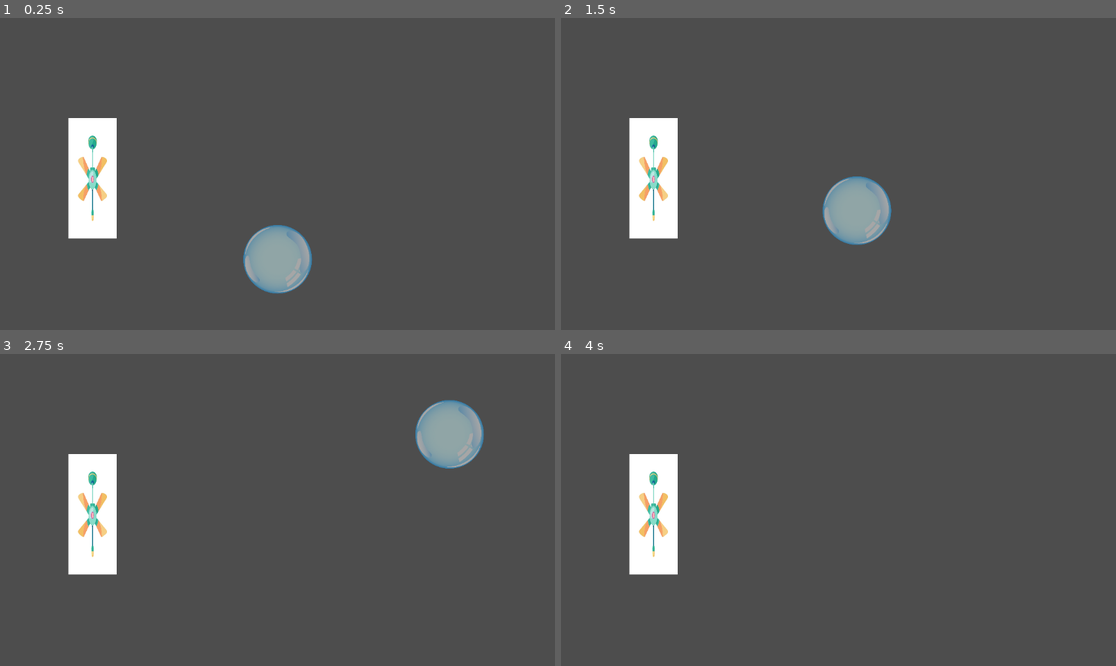
Above: before the commit, frames 1-4 (two rows, left to right).
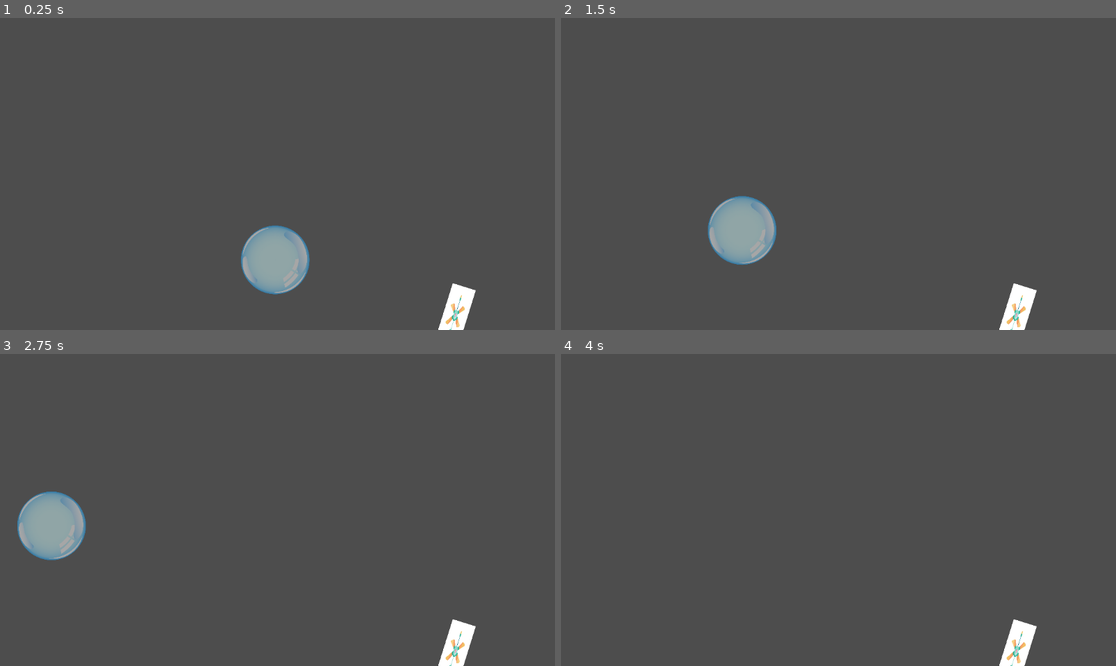
Above: after the commit, the same moments.

Repository: Calandir/ggj-2025
Game: Godot game, scene res://Scenes/example_scene.tscn
Same seed, same stepped clock (60 frames per second), same inputs: the game is played once before the commit and once after it.
Inputs:
- Up to frame 1 (0.25 s): no input
- Up to frame 2 (1.5 s): no input
- Up to frame 3 (2.75 s): no input
- Up to frame 4 (4 s): no input

The runs differ from the first frame. In frame 1, 4.5% of the frame differs, in the area x 12-86%, y 32-100%; in frame 2, 8.3%; in frame 3, 7.9%; in frame 4, 4.0%.

Commit message:
make fan area a cone, falloff force by distance

Diff:
--- a/Scenes/Fan.tscn
+++ b/Scenes/Fan.tscn
@@ -1,22 +1,17 @@
-[gd_scene load_steps=4 format=3 uid="uid://bww2ytek0n024"]
+[gd_scene load_steps=3 format=3 uid="uid://bww2ytek0n024"]
 
 [ext_resource type="Script" path="res://Scenes/fan.gd" id="1_cdjk6"]
 [ext_resource type="Texture2D" uid="uid://uehfqq46wyvw" path="res://Art/fan-temp-art.jpg" id="2_dnb1t"]
 
-[sub_resource type="RectangleShape2D" id="RectangleShape2D_yoh48"]
-size = Vector2(417.25, 115.25)
-
 [node name="Fan0_Area2D" type="Area2D"]
-position = Vector2(-141, 9)
 script = ExtResource("1_cdjk6")
 
-[node name="CollisionShape2D" type="CollisionShape2D" parent="."]
-shape = SubResource("RectangleShape2D_yoh48")
+[node name="Sprite2D" type="Sprite2D" parent="."]
+scale = Vector2(0.08, 0.2)
+texture = ExtResource("2_dnb1t")
 
-[node name="Sprite2D" type="Sprite2D" parent="."]
-position = Vector2(-243, 0)
-scale = Vector2(0.16, 0.4)
-texture = ExtResource("2_dnb1t")
+[node name="CollisionPolygon2D" type="CollisionPolygon2D" parent="."]
+polygon = PackedVector2Array(0, 50, 600, 200, 600, -200, 0, -50)
 
 [connection signal="body_entered" from="." to="." method="_on_Area2D_body_entered"]
 [connection signal="body_exited" from="." to="." method="_on_Area2D_body_exited"]
--- a/Scenes/example_scene.tscn
+++ b/Scenes/example_scene.tscn
@@ -8,5 +8,8 @@
 [node name="Camera2D" type="Camera2D" parent="."]
 
 [node name="Bubble0_RigidBody2D" parent="." instance=ExtResource("1_b6d3v")]
+gravity_scale = 0.0
 
 [node name="Fan0_Area2D" parent="." instance=ExtResource("2_acuum")]
+position = Vector2(369, 294)
+rotation = 3.44528
--- a/Scenes/fan.gd
+++ b/Scenes/fan.gd
@@ -2,10 +2,14 @@
 
 
 
-var wind_force_vec2 = Vector2(30, 0)  # Wind strength (blows direction to the right)
+# Wind force at 0 distance from fan (will fall off the farther bubble is from fan)
+var wind_force = 60
+
+# Fan will only push bubble that are in range given by this value
+var fan_max_range = 650
 
 # Keep track of bubbles in current fan area
-var bubbles_in_fan = []
+var _bubbles_in_fan = []
 
 
 # Called when the node enters the scene tree for the first time.
@@ -15,17 +19,25 @@
 
 # Called every frame. 'delta' is the elapsed time since the previous frame.
 func _process(delta: float) -> void:
-	for bubble in bubbles_in_fan:
-		# TODO, falloff force based on distance from fan?
-		var rotation_angle = self.rotation  # radians
-		var wind_force_directed = Vector2(cos(rotation_angle), sin(rotation_angle)) * wind_force_vec2
-		bubble.apply_impulse(wind_force_directed * delta)
+	for bubble in _bubbles_in_fan:
+		# Strength of fan is based on how close bubble is to the fan.
+		var fan_bubble_vec2 = self.global_position - bubble.global_position
+		var distance_from_fan = sqrt(fan_bubble_vec2.x ** 2 + fan_bubble_vec2.y ** 2)
+		var fan_strength = max((fan_max_range - distance_from_fan) / fan_max_range * wind_force, 0)
+
+		# Get the fan force vector based on the rotation of the fan.
+		var fan_rotation_angle = self.global_rotation  # radians
+		var fan_force_vec2 = Vector2(cos(fan_rotation_angle), sin(fan_rotation_angle))
+
+		# Apply the final fan force vector to the bubble.
+		var fan_force_actual = fan_force_vec2 * fan_strength * delta
+		bubble.apply_impulse(fan_force_actual)
 
 
 func _on_Area2D_body_entered(body):
 	if body is RigidBody2D:
-		bubbles_in_fan.append(body)
+		_bubbles_in_fan.append(body)
 
 func _on_Area2D_body_exited(body):
 	if body is RigidBody2D:
-		bubbles_in_fan.erase(body)
+		_bubbles_in_fan.erase(body)
